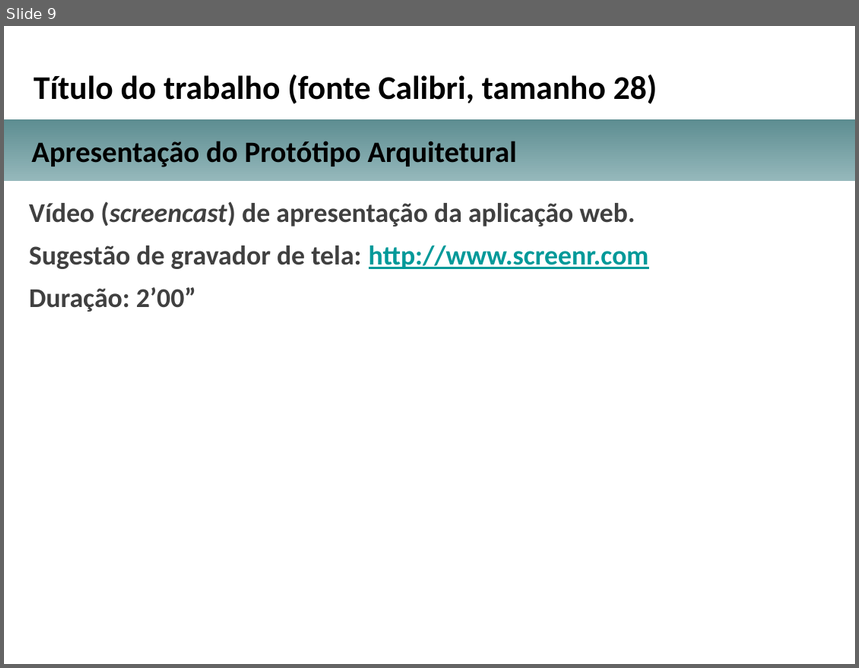
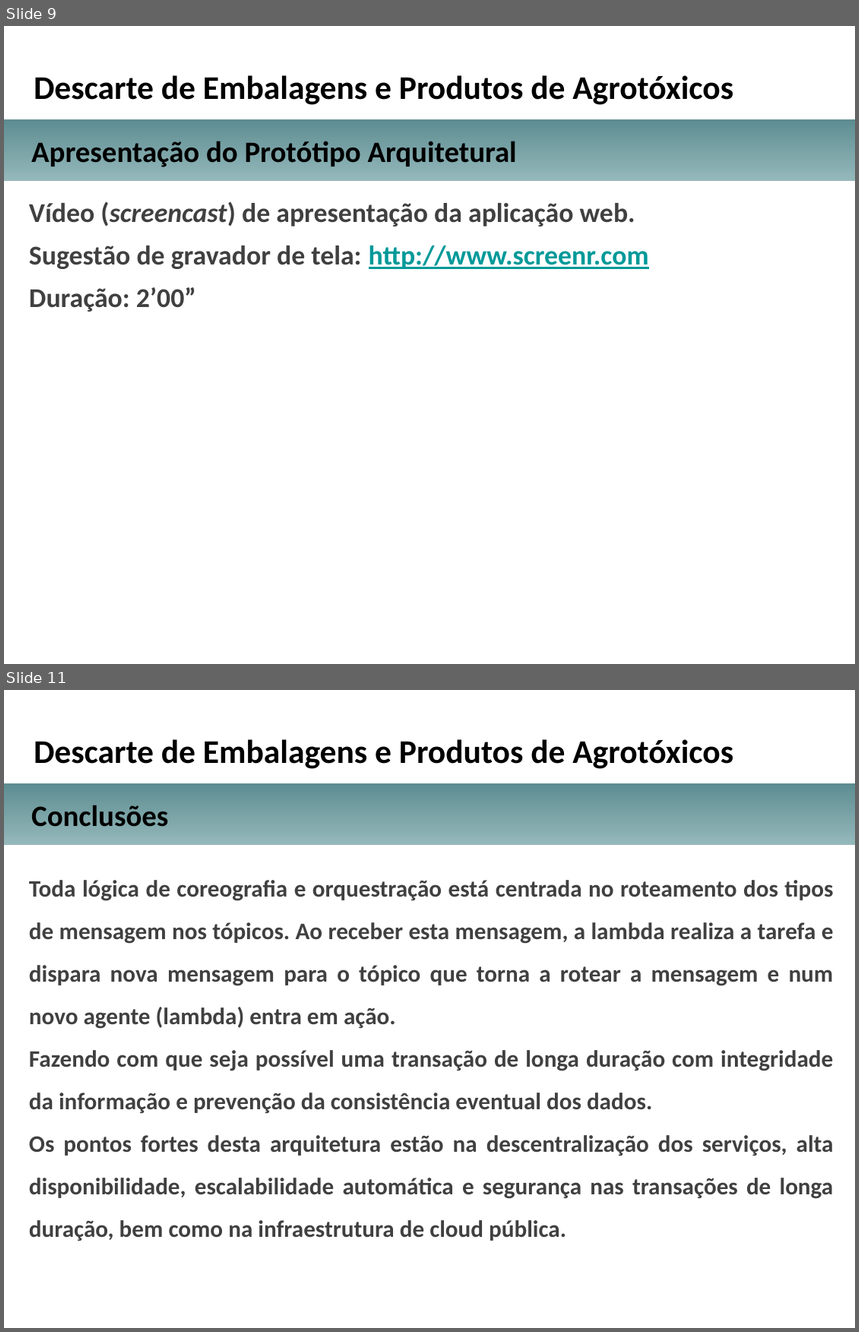
Before and after one commit to michellerodrigues/AgendamentoLambda, a slide deck: docs_tcc/apresentacao_projeto_arquitetural_TCC.pptx. Shown one above the other, each under a label of ours: slide 9 before the commit, slides 9 and 11 after it; the slides between them are not shown. The pictures are 859x668 and 859x1332 pixels, drawn with LibreOffice and Linux fonts; fonts in the diff are those of the drawing; background and template pictures are left out. Boxes give left, top, right and bottom in pixels: in the first picture for what was removed or moved away, otherwise in the second. Text is boxed around its words. In the diff, an @@ line names an element or a change of style, - is before the commit and + after.

```diff
--- a/docs_tcc/apresentacao_projeto_arquitetural_TCC.pptx
+++ b/docs_tcc/apresentacao_projeto_arquitetural_TCC.pptx
@@ slide 11 added at (4, 690, 855, 1328), background picture (left out) @@
@@ text added at (34, 739, 734, 769), 28 pt, text #000000, bold @@
+Descarte de Embalagens e Produtos de Agrotóxicos
@@ rectangle added at (4, 783, 855, 846), fill gradient #95B8BB to #5D8D91 @@
@@ text added at (31, 805, 168, 826), 25 pt, text #000000, bold @@
+Conclusões
@@ text added at (29, 880, 834, 1241), 20 pt, text #404040, bold @@
+Toda lógica de coreografia e orquestração está centrada no roteamento dos tipos de mensagem nos tópicos. Ao receber esta mensagem, a lambda realiza a tarefa e dispara nova mensagem para o tópico que torna a rotear a mensagem e num novo agente (lambda) entra em ação.
+Fazendo com que seja possível uma transação de longa duração com integridade da informação e prevenção da consistência eventual dos dados.
+Os pontos fortes desta arquitetura estão na descentralização dos serviços, alta disponibilidade, escalabilidade automática e segurança nas transações de longa duração, bem como na infraestrutura de cloud pública.
@@ slide 9 changed as well @@
@@ text at (34, 75, 734, 105): text changed @@
-Título do trabalho (fonte Calibri, tamanho 28)
+Descarte de Embalagens e Produtos de Agrotóxicos
```
Also in this commit, not shown: 3 other slides changed, 6 other slides added, 7 slides removed, 1 other file.
